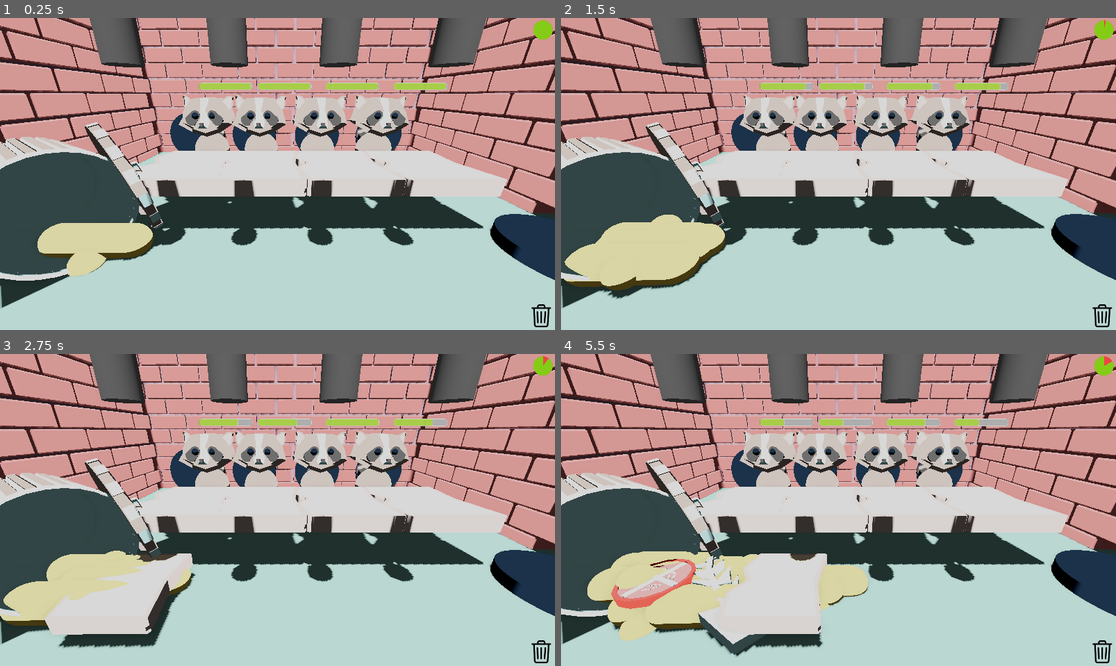
Above: before the commit, frames 1-4 (two rows, left to right).
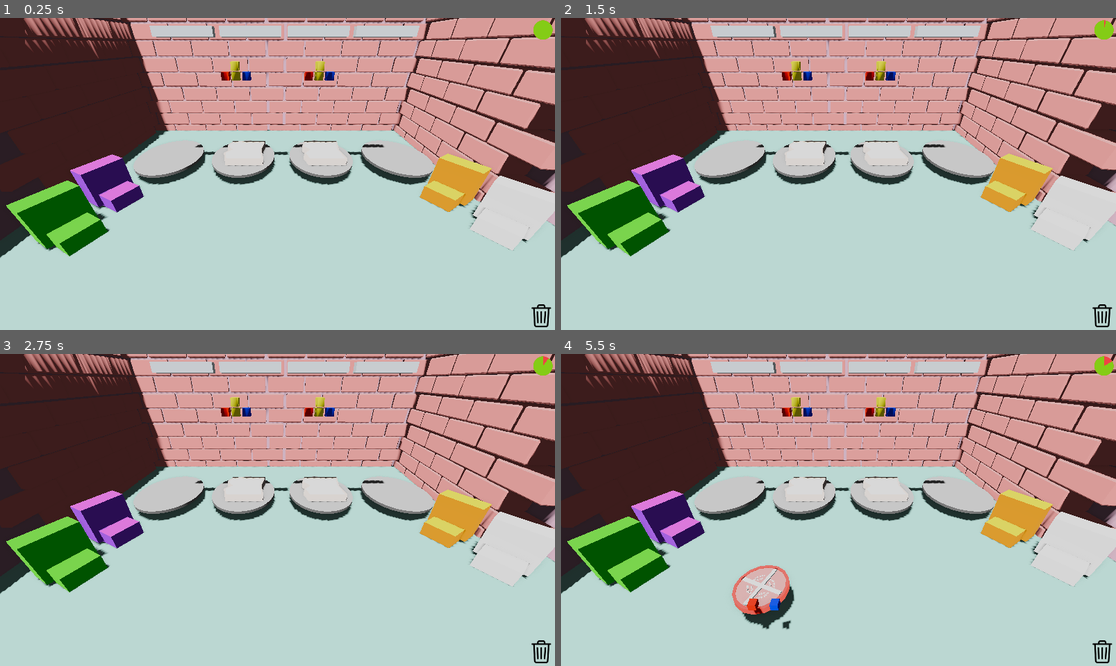
Above: after the commit, the same moments.

Repository: gabrield67/Sandwich-Shop
Game: Godot game, scene res://scenes/game_develop.tscn
Same seed, same stepped clock (60 frames per second), same inputs: the game is played once before the commit and once after it. Before the commit the project starts from res://scenes/game_raccoon_change.tscn.
Inputs (mouse positions are in pixels of both pictures, inside the frame that each line leads up to):
- Up to frame 1 (0.25 s): no input
- Up to frame 2 (1.5 s): move the mouse to (960, 158) at 0.52 s; click (960, 158) at 0.67 s; drag from (727, 189) to (810, 236) at 1.27 s
- Up to frame 3 (2.75 s): move the mouse to (333, 441) at 2.02 s; click (333, 441) at 2.17 s
- Up to frame 4 (5.5 s): drag from (810, 572) to (672, 463) at 2.77 s; move the mouse to (1005, 556) at 3.52 s; click (1005, 556) at 3.67 s; drag from (672, 463) to (755, 432) at 4.27 s; move the mouse to (866, 510) at 5.02 s; click (866, 510) at 5.17 s

The runs differ from the first frame. In frame 1, 55% of the frame differs, in the area x 0-100%, y 0-94%; in frame 2, 56%; in frame 3, 59%; in frame 4, 62%, in the area x 0-100%, y 0-98%.

Commit message:
Added Sandwich counter UI linked to upgrades

Diff:
--- a/project.godot
+++ b/project.godot
@@ -11,7 +11,7 @@
 [application]
 
 config/name="Trash Sandwich"
-run/main_scene="uid://c8wlro0vtxqnf"
+run/main_scene="uid://b6sf5n1s3tjjo"
 config/features=PackedStringArray("4.6", "Forward Plus")
 config/icon="res://icon.svg"
 
--- a/scenes/Ingredients/Ingredient.tscn
+++ b/scenes/Ingredients/Ingredient.tscn
@@ -1,7 +1,7 @@
 [gd_scene format=3 uid="uid://bgu50auo18ypd"]
 
 [ext_resource type="PackedScene" uid="uid://b6uqd7cn3xg0x" path="res://models/tomato_mesh.tscn" id="1_weumo"]
-[ext_resource type="Script" uid="uid://bg4sw4604i1r" path="res://scenes/Ingredients/ingredient2.gd" id="1_y8d8e"]
+[ext_resource type="Script" uid="uid://dlcqiqygwtmgd" path="res://scenes/Ingredients/ingredient.gd" id="1_y8d8e"]
 [ext_resource type="PackedScene" uid="uid://ecpkd4q734jf" path="res://scenes/FlavorProfile.tscn" id="3_b12no"]
 [ext_resource type="AudioStream" uid="uid://8cytiw0cfaxq" path="res://sounds/random2_oga_artisticdude.wav" id="4_y8d8e"]
 
--- a/scenes/Ingredients/bread.gd
+++ b/scenes/Ingredients/bread.gd
@@ -44,7 +44,7 @@
 
 	for i in range(total):
 		var a = [0,0,0,0]
-		var ind = randi_range(0,3)
+		var ind = randi_range(0,2	)
 		a[ind] = 1
 
 		$TargetFlavorProfile.add_flavor( a[0]
@@ -90,7 +90,10 @@
 		if particle_material:
 			particle_material.color = ingredient.sauce_colors[ingredient.sauce_index]
 		ingredient.handle_sauce($ActualFlavorProfile)
-
+		if $ActualFlavorProfile.compare($TargetFlavorProfile):
+			#off_material.albedo_color = Color.LIGHT_GREEN
+			#on_material.albedo_color = Color.GREEN
+			on_finished()
 		$"Sauce Particles".restart()
 		$"Sauce Particles".emitting = true
 		pass
@@ -100,8 +103,9 @@
 		ingredient.play_add_to_sandwich()
 		$ActualFlavorProfile.add_flavor(a[0],a[1], a[2], a[3])
 		if $ActualFlavorProfile.compare($TargetFlavorProfile):
-			off_material.albedo_color = Color.LIGHT_GREEN
-			on_material.albedo_color = Color.GREEN
+			#off_material.albedo_color = Color.LIGHT_GREEN
+			#on_material.albedo_color = Color.GREEN
+			on_finished()
 		update_positions()
 		if ingredient.type_index == 3:
 			on_finished()
--- a/scenes/Ingredients/ingredient.gd
+++ b/scenes/Ingredients/ingredient.gd
@@ -1,4 +1,4 @@
-#class_name Ingredient
+class_name Ingredient
 extends StaticBody3D
 
 
@@ -42,7 +42,7 @@
 	add_flavor(type_index + 1)
 	var dub = randi_range(0,1)
 	if dub >= 1:
-		add_flavor(randi_range(1,4))
+		add_flavor(randi_range(1,3))
 	#$FlavorProfile.add_flavor(3,4,2,3)
 	#print("new ingredient")
 	pass # Replace with function body.
@@ -59,7 +59,7 @@
 	pass
 
 func assign_type_index() ->void:
-	type_index = randi_range(0, 3)
+	type_index = randi_range(0, 2)
 	if type_index == 3:
 		var test = randf()
 		if test > bread_ingredient_frequency:
--- a/scenes/Ingredients/ingredient2.gd
+++ b/scenes/Ingredients/ingredient2.gd
@@ -1,4 +1,4 @@
-class_name Ingredient
+#class_name Ingredient
 extends FlavorManager
 
 
--- /dev/null
+++ b/scenes/UI/Sandwich Counter.tscn
@@ -0,0 +1,6 @@
+[gd_scene format=3 uid="uid://drqoaqwvff31j"]
+
+[ext_resource type="Script" uid="uid://de7epvras3bru" path="res://scenes/UI/sandwich_counter.gd" id="1_kuolg"]
+
+[node name="SandwichCounter" type="Node3D" unique_id=374579233]
+script = ExtResource("1_kuolg")
--- /dev/null
+++ b/scenes/UI/sandwich_counter.gd
@@ -0,0 +1,55 @@
+extends Node3D
+
+var ui_array =[]
+var totalLength = 15.0
+var number_of_sandwiches = 4
+var current_sandwich= 0
+# Called when the node enters the scene tree for the first time.
+func _ready() -> void:
+	initCounterUI(4)
+	pass # Replace with function body.
+
+
+# Called every frame. 'delta' is the elapsed time since the previous frame.
+func _process(delta: float) -> void:
+	pass
+
+func initCounterUI(number_of_sandwiches: float) -> void:
+	self.number_of_sandwiches = number_of_sandwiches
+	for i in ui_array:
+		i.queue_free()
+	ui_array.clear()
+	for i in range(0, number_of_sandwiches):
+		addBox(number_of_sandwiches, i, false)
+
+func addBox(number_of_sandwiches: float, place: int, filled:bool) ->void:
+	var static_body = StaticBody3D.new()
+	var mesh_instance = MeshInstance3D.new()
+	mesh_instance.mesh = BoxMesh.new()
+	static_body.add_child(mesh_instance)
+
+	var on_material = StandardMaterial3D.new()
+	if filled:
+		on_material.albedo_color = Color.RED
+	else:
+		on_material.albedo_color = Color.ALICE_BLUE
+	mesh_instance.set_surface_override_material(0, on_material)
+	if filled:
+		ui_array[place] = static_body
+	else:
+		ui_array.push_back(static_body)
+	self.add_child(static_body)
+	static_body.position = position -Vector3(totalLength*1.0/2,0,0) + Vector3((place+.5)*totalLength*1.0/number_of_sandwiches,0,0)
+	static_body.scale = Vector3(totalLength*.9/number_of_sandwiches,.5,.5)
+	pass
+
+func addSandwich():
+	ui_array[current_sandwich].queue_free()
+	addBox(number_of_sandwiches,current_sandwich,true)
+
+	current_sandwich = current_sandwich+1
+	if current_sandwich == number_of_sandwiches:
+		current_sandwich = 0
+		number_of_sandwiches = number_of_sandwiches+1
+		initCounterUI(number_of_sandwiches)
+		get_parent().startUpgradeTime()
--- a/scenes/game_manager.gd
+++ b/scenes/game_manager.gd
@@ -205,6 +205,11 @@
 func startUpgradeTime():
 	upgradeTime = true
 	$IngredientSpawner.upgradeTime = true
+	$Parameters.conveyor_move_speed = $Parameters.conveyor_move_speed*1.03
+	$Parameters.max_target_flavors =$Parameters.max_target_flavors+.5
+	$Parameters.ingredient_spawn_wait_time =$Parameters.ingredient_spawn_wait_time*.95
+
+	set_parameters()
 	pass
 
 func stopUpgradeTime():
--- a/scenes/parameters.gd
+++ b/scenes/parameters.gd
@@ -2,7 +2,7 @@
 
 #ingredient spawner
 var conveyor_move_speed = 1
-var ingredient_spawn_wait_time = 1.8
+var ingredient_spawn_wait_time = 3
 
 ##Chance when bread randomly selected it will stay bread
 var bread_ingredient_frequency = .75
--- a/scenes/upgrade_manager.gd
+++ b/scenes/upgrade_manager.gd
@@ -26,6 +26,7 @@
 
 func good_sandwich_event():
 	get_parent().good_sandwich_event()
+	$SandwichCounter.addSandwich()
 	pass
 
 func bad_sandwich_event():
@@ -45,3 +46,6 @@
 	$Bread4.max_target_flavors = max_target_flavors
 	$Bread4.min_target_flavors = min_target_flavors
 	$Bread4. randomize_target()
+
+func startUpgradeTime():
+	get_parent().startUpgradeTime()
--- a/scenes/upgrade_manager.tscn
+++ b/scenes/upgrade_manager.tscn
@@ -3,6 +3,7 @@
 [ext_resource type="Script" uid="uid://ccjc7jb5iqi23" path="res://scenes/upgrade_manager.gd" id="1_ssrsn"]
 [ext_resource type="PackedScene" uid="uid://c54v7gf8e74j5" path="res://scenes/Ingredients/Bread.tscn" id="2_076jq"]
 [ext_resource type="PackedScene" uid="uid://b8kmk2ebsnyy5" path="res://scenes/Sauce Machine/SauceMachine.tscn" id="3_076jq"]
+[ext_resource type="PackedScene" uid="uid://drqoaqwvff31j" path="res://scenes/UI/Sandwich Counter.tscn" id="4_p44lo"]
 
 [node name="UpgradeManager" type="Node3D" unique_id=357130373]
 script = ExtResource("1_ssrsn")
@@ -30,3 +31,6 @@
 
 [node name="SauceMachine4" parent="." unique_id=1172735737 instance=ExtResource("3_076jq")]
 transform = Transform3D(0.5802482, 0, -0.8144397, 0, 1, 0, 0.8144397, 0, 0.5802482, 10.431595, 0, 6.1263647)
+
+[node name="SandwichCounter" parent="." unique_id=374579233 instance=ExtResource("4_p44lo")]
+transform = Transform3D(1, 0, 0, 0, 1, 0, 0, 0, 1, 0, 3.4717474, -0.2918973)
Not shown, added: scenes/UI/sandwich_counter.gd.uid
